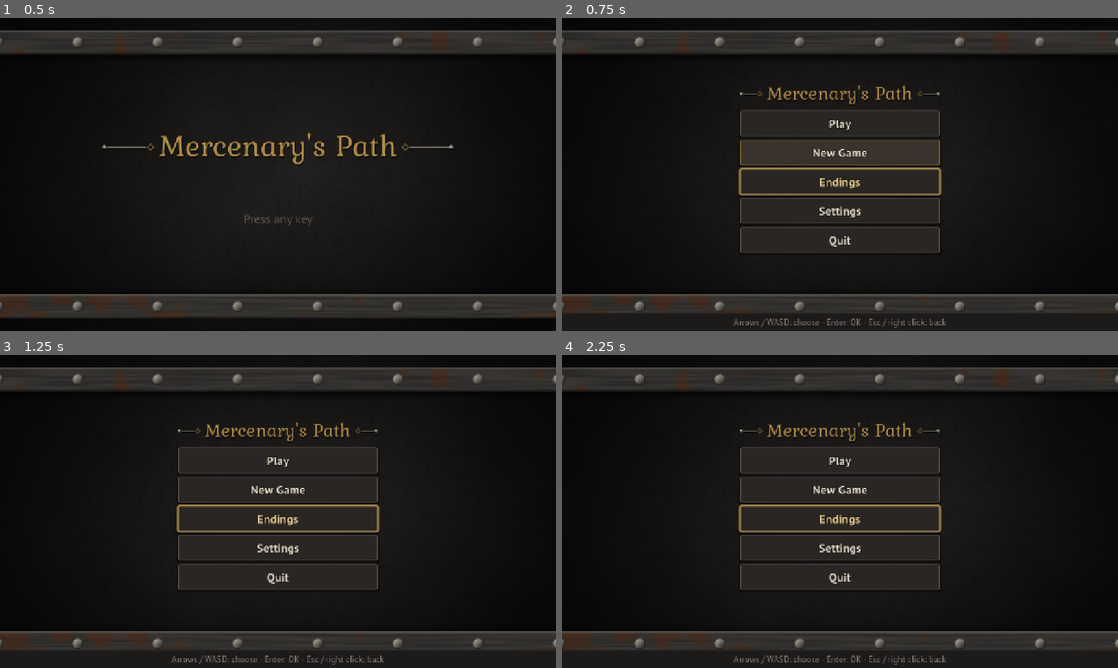
Above: before the commit, frames 1-4 (two rows, left to right).
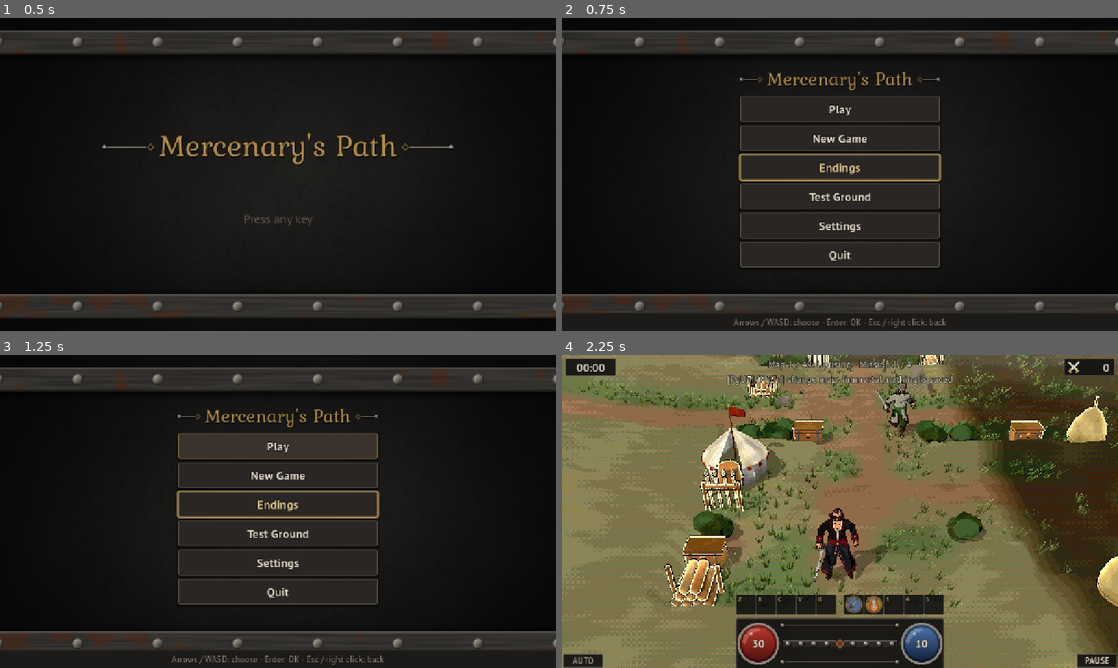
Above: after the commit, the same moments.

Repository: sapega89/Path-Of-A-Warrior
Game: Godot game, scene res://scenes/main.tscn
Two runs of this game, one before a commit and one after it. Both use one fixed random seed, a clock stepped at 60 frames per second and the inputs below.
Inputs (mouse positions are in pixels of both pictures, inside the frame that each line leads up to):
- Up to frame 1 (0.5 s): no input
- Up to frame 2 (0.75 s): tap Enter (ui_accept) at 0.5 s; drag from (840, 174) to (895, 105) at 0.52 s
- Up to frame 3 (1.25 s): no input
- Up to frame 4 (2.25 s): click (840, 533) at 1.25 s, where only the run after the commit has a clickable "Test Ground"; click (701, 458) at 2 s, where only the run after the commit has a clickable "1. Uprising"

Frame 1 is identical in both runs. In frame 2, 5.1% of the frame differs, in the area x 31-69%, y 17-80%; in frame 3, 6.4%; in frame 4, 92%, in the area x 0-100%, y 0-100%.

Commit message:
Test ground: every map of the campaign with an immortal hero
Main menu -> Test Ground: a button for each of the 45 maps opens its first
mission as it plays (enemies, rooms, talks), with a hero who takes no
damage (MapSim.immortal), AUTO on any difficulty and nothing saved.
PageUp / [ and PageDown / ] go to the previous / next map; a mission won
goes on to the next one of its map, then to the next map.

Co-Authored-By: Claude Opus 5.5 <noreply@anthropic.com>
Claude-Session: https://claude.ai/code/session_01Pra1erYbDMJwx2ZCYM7C9Q

Diff:
--- a/godot/client/i18n/strings.json
+++ b/godot/client/i18n/strings.json
@@ -1118,5 +1118,21 @@
   "story.new_road": {
     "en": "A new road is open:",
     "uk": "Відкрилася нова дорога:"
+  },
+  "menu.test_ground": {
+    "en": "Test Ground",
+    "uk": "Тестовий майданчик"
+  },
+  "test_ground.title": {
+    "en": "Test Ground",
+    "uk": "Тестовий майданчик"
+  },
+  "test_ground.info": {
+    "en": "Every map of the campaign with its enemies. The hero cannot die, nothing is saved. In a mission PgUp / PgDn (or [ ]) change the map, a mission won leads to the next one.",
+    "uk": "Усі карти кампанії з ворогами. Герой не гине, нічого не зберігається. У місії PgUp / PgDn (або [ ]) міняють карту, виграна місія веде до наступної."
+  },
+  "test_ground.where": {
+    "en": "Map %d / %d: %s · Mission %d / %d\n[PgUp] [PgDn] change map · immortal, nothing is saved",
+    "uk": "Карта %d / %d: %s · Місія %d / %d\n[PgUp] [PgDn] інша карта · безсмертя, нічого не зберігається"
   }
 }
--- a/godot/client/screens/main_menu/main_menu.gd
+++ b/godot/client/screens/main_menu/main_menu.gd
@@ -1,9 +1,9 @@
 class_name MainMenu
 extends BaseScreen
-## Main menu: continue (or play), new game, endings, settings, quit (no quit button on phones
-## and the web). Continue opens the hero's camp (screens/camp/camp_screen.gd), where his
-## game goes on; a new game starts its first mission at once after the opening. The hero is
-## saved on this computer (Profile.PATH).
+## Main menu: continue (or play), new game, endings, the test ground, settings, quit (no quit
+## button on phones and the web). Continue opens the hero's camp (screens/camp/camp_screen.gd),
+## where his game goes on; a new game starts its first mission at once after the opening. The
+## hero is saved on this computer (Profile.PATH).
 
 var buttons: Array[Button] = []
 
@@ -53,6 +53,11 @@
 	Router.push("endings", {})
 
 
+## Every map of the campaign with an immortal hero, nothing saved (TestGroundScreen).
+func open_test_ground() -> void:
+	Router.push("test_ground")
+
+
 func open_settings() -> void:
 	Router.push("settings")
 
--- a/godot/client/screens/main_menu/main_menu.tscn
+++ b/godot/client/screens/main_menu/main_menu.tscn
@@ -48,6 +48,10 @@
 layout_mode = 2
 text = "menu.endings"
 
+[node name="TestGround" type="Button" parent="Center/Column"]
+layout_mode = 2
+text = "menu.test_ground"
+
 [node name="Settings" type="Button" parent="Center/Column"]
 layout_mode = 2
 text = "menu.settings"
@@ -67,6 +71,8 @@
 
 [connection signal="pressed" from="Center/Column/Endings" to="." method="open_endings"]
 
+[connection signal="pressed" from="Center/Column/TestGround" to="." method="open_test_ground"]
+
 [connection signal="pressed" from="Center/Column/Settings" to="." method="open_settings"]
 
 [connection signal="pressed" from="Center/Column/Quit" to="." method="quit"]
--- /dev/null
+++ b/godot/client/screens/test_ground/map_button.tscn
@@ -0,0 +1,7 @@
+[gd_scene format=3]
+
+[node name="MapButton" type="Button"]
+size_flags_horizontal = 3
+auto_translate_mode = 2
+alignment = 0
+text_overrun_behavior = 3
--- /dev/null
+++ b/godot/client/screens/test_ground/test_ground_screen.gd
@@ -0,0 +1,33 @@
+class_name TestGroundScreen
+extends BaseScreen
+## The test ground (main menu -> Test Ground): a button for each map of the campaign. One opens
+## the first mission of its map as the test ground plays it (TestMissionScreen: the hero cannot
+## die, nothing is saved); coming back, the map opened last has the focus. Back leaves.
+
+const ROW_SCENE := preload("res://screens/test_ground/map_button.tscn")
+
+@onready var maps: GridContainer = %Maps
+
+
+func _ready() -> void:
+	var campaign := Campaign.new()
+	for n in range(1, MapBuilder.map_count() + 1):
+		var b: Button = ROW_SCENE.instantiate()
+		b.name = "Map%d" % n
+		b.text = "%d. %s" % [n, campaign.lord_name(n)]
+		b.pressed.connect(open.bind(n))
+		maps.add_child(b)
+	_focus_last.call_deferred()
+
+
+## The map opened last (the first at the start) takes the focus once the screen is shown.
+func _focus_last() -> void:
+	if is_inside_tree():
+		var last := clampi(int(Router.params.get("map", 1)), 1, maps.get_child_count())
+		(maps.get_child(last - 1) as Button).grab_focus()
+
+
+## The first mission of map `place` on the test ground.
+func open(place: int) -> void:
+	Router.params["map"] = place
+	Router.push("test_mission", {"lord": place, "mission": 0})
--- /dev/null
+++ b/godot/client/screens/test_ground/test_ground_screen.tscn
@@ -0,0 +1,61 @@
+[gd_scene load_steps=3 format=3]
+
+[ext_resource type="Script" path="res://screens/test_ground/test_ground_screen.gd" id="1"]
+[ext_resource type="Script" path="res://scripts/ui/heading.gd" id="2"]
+
+[node name="TestGroundScreen" type="Control"]
+layout_mode = 3
+anchors_preset = 15
+anchor_right = 1.0
+anchor_bottom = 1.0
+grow_horizontal = 2
+grow_vertical = 2
+script = ExtResource("1")
+
+[node name="Center" type="CenterContainer" parent="."]
+layout_mode = 1
+anchors_preset = 15
+anchor_right = 1.0
+anchor_bottom = 1.0
+grow_horizontal = 1
+grow_vertical = 1
+
+[node name="Column" type="VBoxContainer" parent="Center"]
+layout_mode = 2
+custom_minimum_size = Vector2(960, 0)
+theme_override_constants/separation = 8
+
+[node name="Heading" type="Label" parent="Center/Column"]
+layout_mode = 2
+theme_type_variation = &"Heading"
+text = "test_ground.title"
+horizontal_alignment = 1
+theme_override_constants/outline_size = 4
+theme_override_font_sizes/font_size = 40
+script = ExtResource("2")
+
+[node name="Info" type="Label" parent="Center/Column"]
+layout_mode = 2
+text = "test_ground.info"
+horizontal_alignment = 1
+autowrap_mode = 3
+
+[node name="Scroll" type="ScrollContainer" parent="Center/Column"]
+layout_mode = 2
+custom_minimum_size = Vector2(960, 400)
+follow_focus = true
+horizontal_scroll_mode = 0
+
+[node name="Maps" type="GridContainer" parent="Center/Column/Scroll"]
+unique_name_in_owner = true
+layout_mode = 2
+size_flags_horizontal = 3
+theme_override_constants/h_separation = 8
+theme_override_constants/v_separation = 6
+columns = 3
+
+[node name="Back" type="Button" parent="Center/Column"]
+layout_mode = 2
+text = "common.back"
+
+[connection signal="pressed" from="Center/Column/Back" to="." method="go_back"]
--- /dev/null
+++ b/godot/client/screens/test_ground/test_mission_screen.gd
@@ -0,0 +1,61 @@
+class_name TestMissionScreen
+extends MissionScreen
+## A mission on the test ground (TestGroundScreen): the mission of a map of the campaign as it
+## plays, with its enemies, rooms and talks, but the hero cannot die (MapSim.immortal), AUTO is
+## there on hard too and nothing is saved: no exp, gold or loot taken, no place won. PageUp or
+## [ goes to the first mission of the previous map, PageDown or ] of the next (after the last
+## map the first); a mission won goes on to the next one of its map, after its last to the
+## next map. The line at the top says which map and mission, and the keys.
+## Params: {lord (the map), mission}, as a mission's.
+
+@onready var where: Label = %Where
+
+
+func _ready() -> void:
+	super()
+	sim.immortal = true
+	var missions := Campaign.new().lord_missions(lord_id).size()
+	where.text = (
+		tr("test_ground.where")
+		% [lord_id, MapBuilder.map_count(), lord_name, mission + 1, missions]
+	)
+
+
+## The map `step` maps on from `place`, round the campaign (after the last, the first).
+static func map_after(place: int, step: int) -> int:
+	return wrapi(place + step, 1, MapBuilder.map_count() + 1)
+
+
+## The mission after mission `mission_no` of map `place`: the next one of the map, or the first
+## of the next map. Vector2i(map, mission).
+static func mission_after(place: int, mission_no: int) -> Vector2i:
+	if mission_no + 1 < Campaign.new().lord_missions(place).size():
+		return Vector2i(place, mission_no + 1)
+	return Vector2i(map_after(place, 1), 0)
+
+
+## Shows mission `mission_no` of map `place` in place of this one.
+func go_to(place: int, mission_no: int) -> void:
+	set_process(false)
+	Router.replace("test_mission", {"lord": place, "mission": mission_no})
+
+
+## A mission won goes on to the next one; nothing is taken or saved.
+func _finish() -> void:
+	var next := mission_after(lord_id, mission)
+	go_to(next.x, next.y)
+
+
+## AUTO on any difficulty.
+func auto_allowed() -> bool:
+	return sim != null
+
+
+func _screen_input(event: InputEvent) -> void:
+	if pause_menu == null and is_processing():
+		for step: int in [-1, 1]:
+			if event.is_action_pressed("map_prev" if step < 0 else "map_next"):
+				get_viewport().set_input_as_handled()
+				go_to(map_after(lord_id, step), 0)
+				return
+	super(event)
--- /dev/null
+++ b/godot/client/screens/test_ground/test_mission_screen.tscn
@@ -0,0 +1,23 @@
+[gd_scene load_steps=3 format=3]
+
+[ext_resource type="PackedScene" path="res://screens/mission/mission_screen.tscn" id="1"]
+[ext_resource type="Script" path="res://screens/test_ground/test_mission_screen.gd" id="2"]
+
+[node name="TestMissionScreen" instance=ExtResource("1")]
+script = ExtResource("2")
+
+[node name="Where" type="Label" parent="." index="3"]
+unique_name_in_owner = true
+layout_mode = 1
+anchors_preset = 5
+anchor_left = 0.5
+anchor_right = 0.5
+offset_left = -360.0
+offset_top = 6.0
+offset_right = 360.0
+offset_bottom = 66.0
+grow_horizontal = 2
+mouse_filter = 2
+theme_type_variation = &"BattleHint"
+auto_translate_mode = 2
+horizontal_alignment = 1
--- a/godot/client/scripts/core/input_setup.gd
+++ b/godot/client/scripts/core/input_setup.gd
@@ -63,6 +63,12 @@
 	"ui_right": [KEY_D, KEY_KP_6],
 	"ui_accept": [KEY_J, KEY_KP_5],
 }
+## The test ground's own keys (TestMissionScreen), not among the Controls: PageUp or [ the
+## previous map, PageDown or ] the next.
+const TEST_KEYS := {
+	"map_prev": [KEY_PAGEUP, KEY_BRACKETLEFT],
+	"map_next": [KEY_PAGEDOWN, KEY_BRACKETRIGHT],
+}
 ## The pad in the menus: Godot's own ui_accept and ui_cancel have no pad button (A pressed no
 ## button, B went nowhere), and its d-pad and stick are only for the first pad (device 0).
 const MENU_PAD := {
@@ -226,11 +232,14 @@
 
 ## Adds the actions and default bindings to InputMap. Safe to call twice.
 static func register() -> void:
-	for action in MENU_KEYS:
-		for key in MENU_KEYS[action]:
-			var mk := InputEventKey.new()
-			mk.physical_keycode = key
-			_add(action, mk)
+	for keys: Dictionary in [MENU_KEYS, TEST_KEYS]:
+		for action: String in keys:
+			if not InputMap.has_action(action):
+				InputMap.add_action(action)
+			for key: Key in keys[action]:
+				var mk := InputEventKey.new()
+				mk.physical_keycode = key
+				_add(action, mk)
 	for action in MENU_PAD:
 		var mb := InputEventJoypadButton.new()
 		mb.button_index = MENU_PAD[action]
--- a/godot/client/scripts/core/router.gd
+++ b/godot/client/scripts/core/router.gd
@@ -29,6 +29,8 @@
 	"shop": "res://screens/shop/shop_screen.tscn",
 	"new_game": "res://screens/new_game/new_game_screen.tscn",
 	"endings": "res://screens/endings/endings_screen.tscn",
+	"test_ground": "res://screens/test_ground/test_ground_screen.tscn",
+	"test_mission": "res://screens/test_ground/test_mission_screen.tscn",
 	"help": "res://screens/help/help_screen.tscn",
 }
 
--- a/godot/client/scripts/sim/hero_play.gd
+++ b/godot/client/scripts/sim/hero_play.gd
@@ -353,7 +353,7 @@
 		sim.hero.facing = ((a.dir << 1) + 4) & 7
 		dmg = a.attack - sim.hero.defense - sim.hero.defense_buff
 	sim.hero.dir = sim.hero.facing
-	dmg = maxi(dmg, 1)
+	dmg = 0 if sim.immortal else maxi(dmg, 1)
 	sim.hero.hp = sim.hero.hp - dmg if sim.hero.hp > dmg else 0
 	if e != null:
 		_show_target_info(sim, e)
--- a/godot/client/scripts/sim/map_sim.gd
+++ b/godot/client/scripts/sim/map_sim.gd
@@ -66,6 +66,8 @@
 var hold_to_move := true  # the player's option: walk while the key is held
 ## The map without enemies (a test option): a room's list counts as defeated.
 var no_enemies := false
+## The hero takes no damage: a hit still shows, his HP stays (the test ground, TestMissionScreen).
+var immortal := false
 var difficulty := 1  # 0 hard (gold and exp x2), 1 normal
 var general_side := 0  # the side (weapon) of the last general met: 0 long, 1 short sword
 var general := {}  # the last general met (campaign.json generals)
--- /dev/null
+++ b/godot/client/tests/test_test_ground.gd
@@ -0,0 +1,89 @@
+extends "res://tests/test_case.gd"
+## The test ground (screens/test_ground), opened from the main menu: a button for every map of
+## the campaign; its mission is the map's own with a hero who takes no damage, PageUp / PageDown
+## change the map, a mission won goes on to the next one, and nothing is saved.
+
+## A hero's file the test ground must not write.
+const PROFILE := "user://test_ground_hero.json"
+
+
+func _press(action: String) -> void:
+	for pressed: bool in [true, false]:
+		var ev := InputEventAction.new()
+		ev.action = action
+		ev.pressed = pressed
+		Input.parse_input_event(ev)
+		Input.flush_buffered_events()
+
+
+func _shown() -> Vector2i:
+	return Vector2i(int(Router.params.get("lord", 0)), int(Router.params.get("mission", -1)))
+
+
+func test_an_immortal_hero_takes_no_damage() -> void:
+	var sim := MapSim.new(own_map("three_rooms"), 0, Vector2i(4, 2))
+	var foe := MapActor.new()
+	foe.type = MapSim.KIND_SWORDS
+	foe.attack = 500
+	foe.pos = sim.hero.pos + Vector2i(20, 0)
+	var hp := sim.hero.hp
+	sim.immortal = true
+	MapHeroPlay.hero_is_hit(sim, foe)
+	eq(sim.hero.hp, hp, "the HP stays")
+	eq(sim.hero.action, 9, "the hit still shows")
+	sim.immortal = false
+	MapHeroPlay.hero_is_hit(sim, foe)
+	eq(sim.hero.action, 10, "a hero who is not immortal falls")
+
+
+func test_a_button_for_every_map_from_the_main_menu() -> void:
+	var host := Control.new()
+	root.add_child(host)
+	Router.attach(host)
+	Router.go("main_menu")
+	(Router.current as MainMenu).open_test_ground()
+	eq(Router.current_name(), "test_ground", "the test ground")
+	var ground: TestGroundScreen = Router.current
+	eq(ground.maps.get_child_count(), MapBuilder.map_count(), "a button a map")
+	var first: Button = ground.maps.get_child(0)
+	eq(first.text, "1. " + Campaign.new().lord_name(1), "its number and place")
+	(ground.maps.get_child(2) as Button).pressed.emit()
+	eq(Router.current_name(), "test_mission", "a button opens its map")
+	var test: TestMissionScreen = Router.current
+	eq(Vector2i(test.lord_id, test.mission), Vector2i(3, 0), "the first mission of map 3")
+	check(test.sim.immortal, "the hero cannot die")
+	check(test.auto_allowed(), "AUTO")
+	check(test.where.text.begins_with(tr("test_ground.where").left(4)), "the line on top")
+	Router.back()
+	eq(Router.current_name(), "test_ground", "back to the maps")
+	eq(int(Router.params.get("map", 0)), 3, "the map opened last is kept")
+	Router.attach(null)
+	host.free()
+
+
+func test_a_mission_won_goes_on_and_the_keys_change_the_map() -> void:
+	var host := Control.new()
+	root.add_child(host)
+	Router.attach(host)
+	Router.go("test_ground")
+	Router.push("test_mission", {"lord": 1, "mission": 0, "profile_path": PROFILE})
+	var test: TestMissionScreen = Router.current
+	test.sim.won = true
+	test.sim.finished = true
+	test._process(0.0)
+	eq(_shown(), Vector2i(1, 1), "a mission won: the next one of the map")
+	check(not FileAccess.file_exists(PROFILE), "nothing saved")
+	_press("map_prev")
+	eq(_shown(), Vector2i(MapBuilder.map_count(), 0), "before the first map, the last")
+	_press("map_next")
+	eq(_shown(), Vector2i(1, 0), "after the last, the first")
+	_press("map_next")
+	eq(_shown(), Vector2i(2, 0), "the next map")
+	eq(Router.depth(), 2, "the maps under it still")
+	var last := Campaign.new().lord_missions(1).size() - 1
+	eq(TestMissionScreen.mission_after(1, last), Vector2i(2, 0), "after a map's last mission")
+	var end := MapBuilder.map_count()
+	last = Campaign.new().lord_missions(end).size() - 1
+	eq(TestMissionScreen.mission_after(end, last), Vector2i(1, 0), "and after the last map's")
+	Router.attach(null)
+	host.free()
--- a/godot/client/tools/shots.gd
+++ b/godot/client/tools/shots.gd
@@ -20,6 +20,13 @@
 	Router.current.ask.popup_centered()  # a new game over a saved one: the game's question, No first
 	await _shot(out, "02_main_menu_delete_ask")
 	Router.current.ask.hide()
+	# The test ground: a button a map, and a map's mission with the line on top.
+	Router.push("test_ground")
+	await _shot(out, "02_test_ground")
+	Router.current.open(12)
+	await _seconds(1.0)
+	await _shot(out, "02_test_mission")
+	Router.go("main_menu")
 	# A new game: the difficulty, the face, the name, the points.
 	Router.push("new_game", {"profile_path": "user://shot_new.json"})
 	var ng: Node = Router.current
Not shown, added: godot/client/screens/test_ground/test_ground_screen.gd.uid
Not shown, added: godot/client/screens/test_ground/test_mission_screen.gd.uid
Not shown, added: godot/client/tests/test_test_ground.gd.uid
